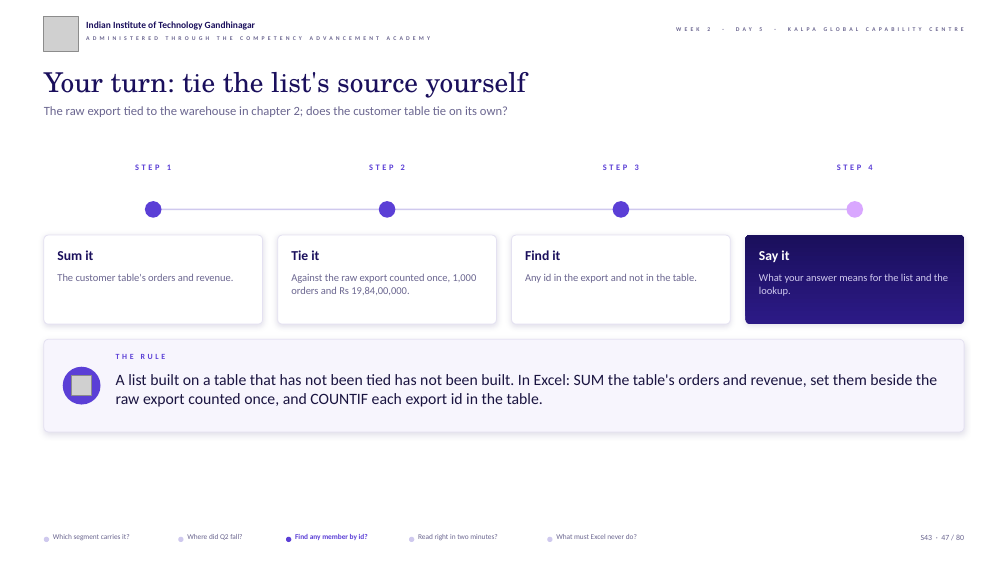
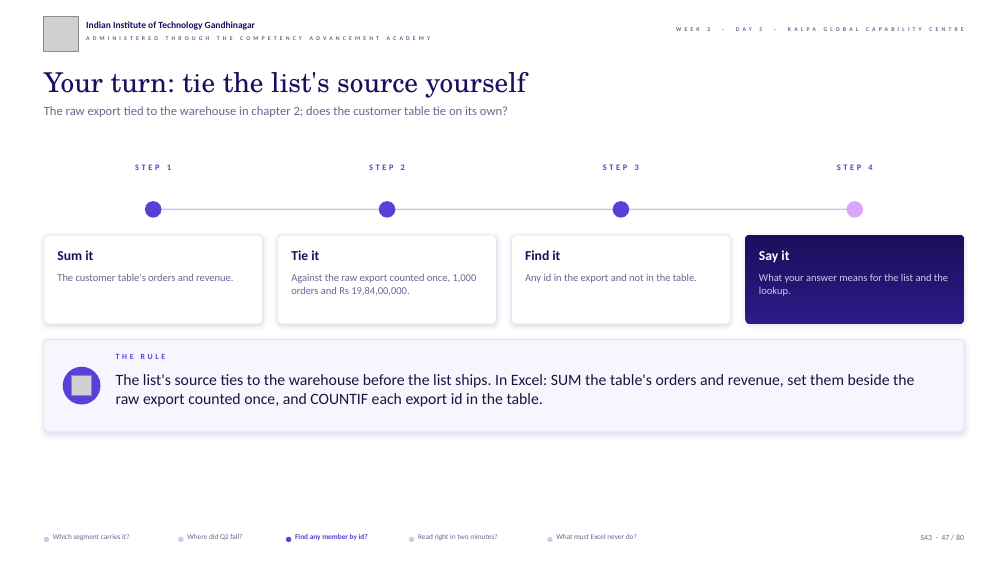
Before and after one commit to fde-academy-lab/c2-content-factory, a slide deck: slide 47 of content/W02/D5/slides/C2_W02_D05_half1_STUDENT.pptx. Drawn at 1008x567 pixels with LibreOffice and Linux fonts; fonts in the diff are those of the drawing; grey boxes stand for pictures; background and template pictures are left out. Boxes give left, top, right and bottom in pixels: in the first picture for what was removed or moved away, otherwise in the second. Text is boxed around its words. In the diff, an @@ line names an element or a change of style, - is before the commit and + after.

```diff
--- a/content/W02/D5/slides/C2_W02_D05_half1_STUDENT.pptx
+++ b/content/W02/D5/slides/C2_W02_D05_half1_STUDENT.pptx
@@ text at box(116, 374, 914, 407): text changed @@
-A list built on a table that has not been tied has not been built. In Excel: SUM the table's orders and revenue, set them beside the raw export counted once, and COUNTIF each export id in the table.
+The list's source ties to the warehouse before the list ships. In Excel: SUM the table's orders and revenue, set them beside the raw export counted once, and COUNTIF each export id in the table.
```
Also in this commit, not shown: 1 other slide changed, 2 other files.
